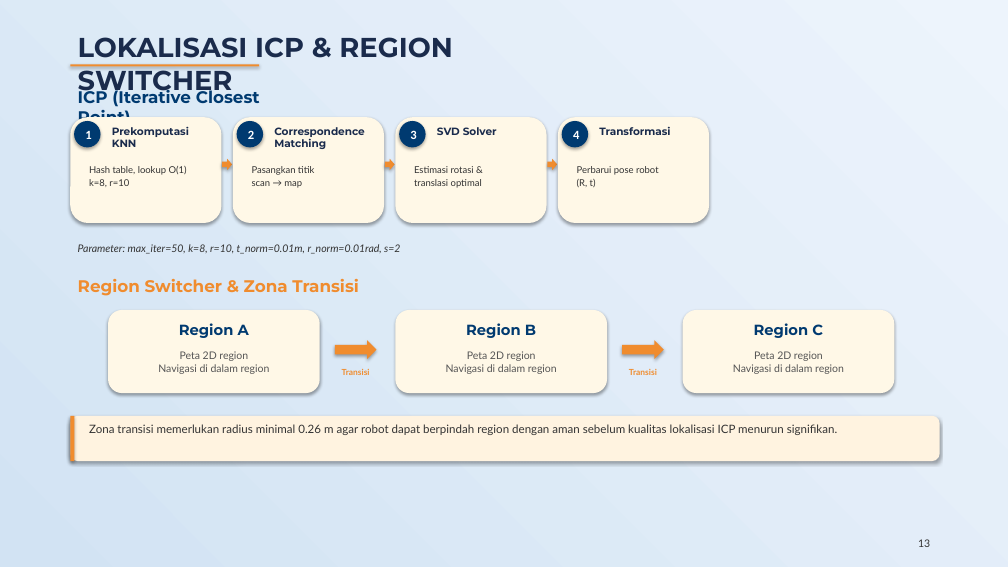
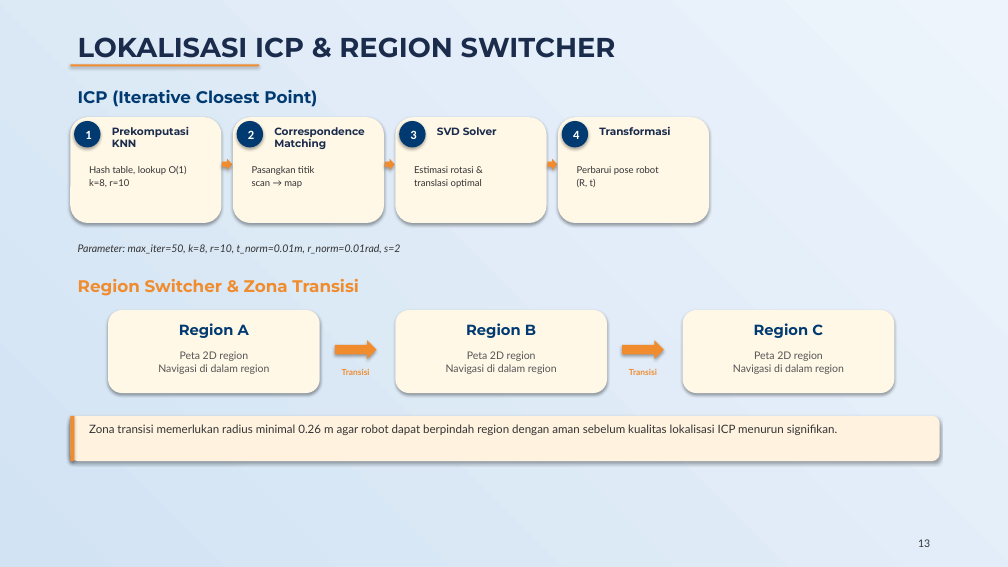
Before and after one commit to bagaswizard/Buku_TA, a slide deck: slide 16 of Presentasi_Sidang_TA_fixed.pptx (slide 13 before the commit). Drawn at 1008x567 pixels with LibreOffice and Linux fonts; fonts in the diff are those of the drawing. Boxes give left, top, right and bottom in pixels: in the first picture for what was removed or moved away, otherwise in the second. Text is boxed around its words. In the diff, an @@ line names an element or a change of style, - is before the commit and + after.

```diff
--- a/Presentasi_Sidang_TA_fixed.pptx
+++ b/Presentasi_Sidang_TA_fixed.pptx
@@ text "LOKALISASI ICP & REGION SWITCHER" rewrapped from (78,37,452,97) to (78,37,616,58) @@
@@ text "ICP (Iterative Closest Point)" rewrapped from (78,87,260,128) to (78,90,317,107) @@
```
Also in this commit, not shown: 9 other slides changed, 5 slides added, 2 slides removed, 20 other files.
